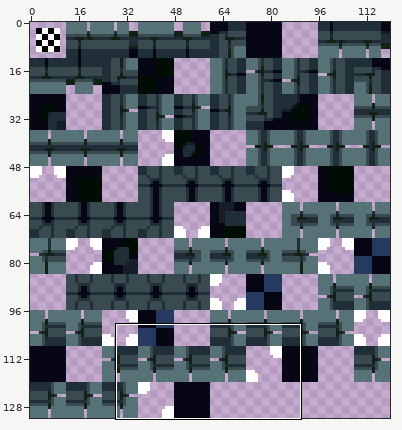
Two versions of one sprite sheet, tilesets/ts_jungle_foreground_4/output_tileset.png. The picture above shows the old version from afar; the outline marks the close-up.
Close-up. Earlier state:
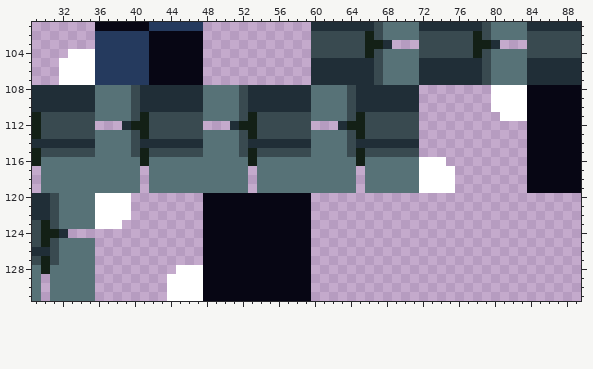
The file is 120x132 pixels. Shown: x 29..89, y 101..131.
New version:
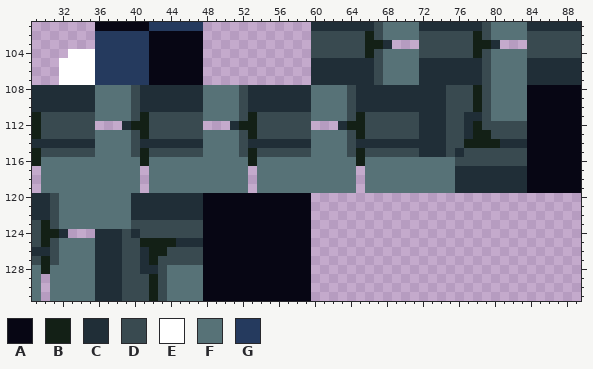
Palette (. is transparent): A #070614  B #132016  C #202e37  D #394a50  E #ffffff  F #577277  G #253a5e
The edit:
Colour B now appears in rows 108 to 110 at x 78; in row 112 at x 78; in row 113 at x 78 to 79; in row 114 at x 77 to 80; in row 125 at x 41 to 44; in row 126 at x 42 to 43.
Colour B now appears in row 127 at x 42; in rows 129 to 131 at x 42.
Colour C now appears in rows 108 to 110 at x 72 to 74; in row 111 at x 72 to 74 and 77 to 78; in rows 112 to 113 at x 72 to 74 and 77; in row 114 at x 72 to 74 and 81 to 83; in row 115 at x 72 to 74 and 76; in rows 117 to 119 at x 76 to 83.
Colour C now appears in rows 120 to 122 at x 40 to 47; in row 124 at x 36 to 38 and 40; in row 125 at x 36 to 38 and 45 to 47; in rows 126 to 127 at x 36 to 38 and 41; in row 128 at x 36 to 38 and 41 to 42; in rows 129 to 131 at x 36 to 38.
Colour D now appears in rows 108 to 110 at x 75 to 77 and 79; in row 111 at x 75 to 76 and 79; in row 112 at x 75 to 76 and 79 to 83; in row 113 at x 75 to 76 and 80 to 83; in row 114 at x 75 to 76; in row 115 at x 75 and 77 to 83.
Colour D now appears in row 116 at x 76 to 83; in row 123 at x 40 to 47; in row 124 at x 39 and 41 to 47; in row 125 at x 39 to 40; in row 126 at x 39 to 40 and 44 to 47; in row 127 at x 39 to 40 and 43 to 47.
Colour D now appears in row 128 at x 39 to 40 and 43; in rows 129 to 131 at x 39 to 41 and 43.
Colour F now appears in row 111 at x 80; in row 116 at x 75; in row 123 at x 39; in row 128 at x 44.
The author changed colour E to colour F in rows 108 to 110 at x 80 to 83; in row 111 at x 81 to 83; in row 116 at x 72 to 74; in rows 117 to 119 at x 72 to 75; in rows 120 to 122 at x 36 to 39; in row 123 at x 36 to 38.
The author changed colour E to colour F in row 128 at x 45 to 47; in rows 129 to 131 at x 44 to 47.
Where, in picture pixels (left, top, right, bottom), the same in both close-ups:
changed: (419, 85, 527, 193)
changed: (95, 193, 203, 301)
